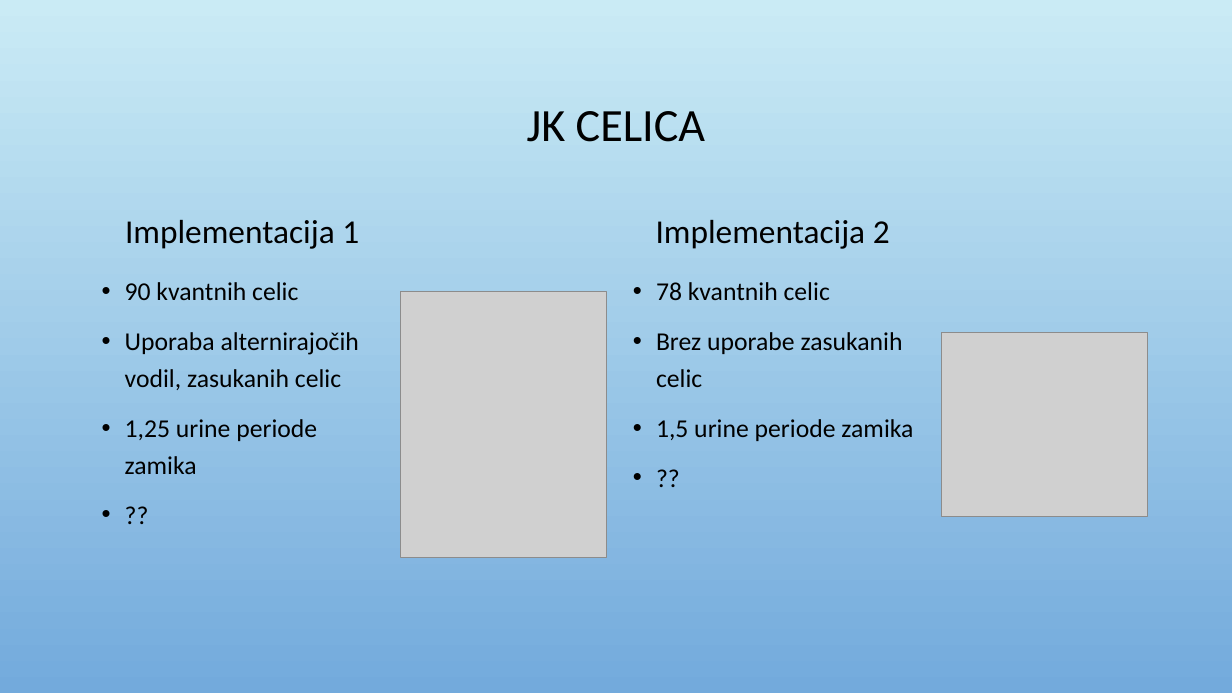
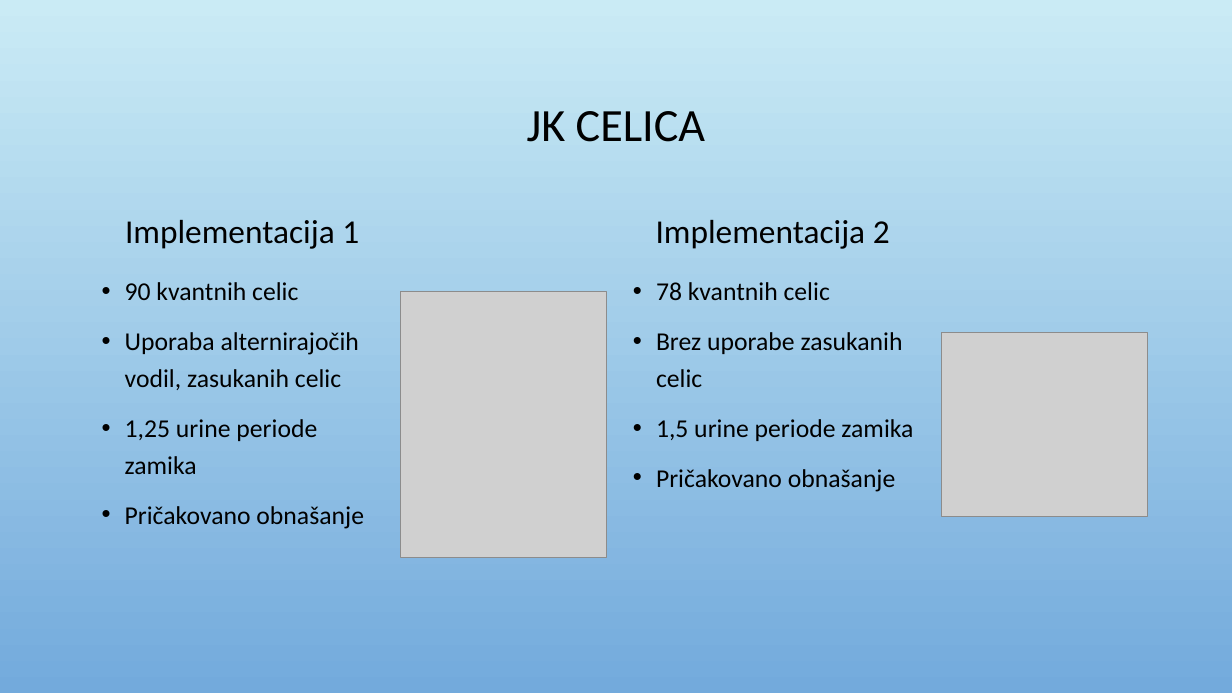
Before and after one commit to hackguy25/QCA_mem, a slide deck: slide 7 of ppt/Pomnenje s kvantnimi celičnimi avtomati.pptx. Drawn at 1232x693 pixels with LibreOffice and Linux fonts; fonts in the diff are those of the drawing; grey boxes stand for pictures; background and template pictures are left out. Boxes give left, top, right and bottom in pixels: in the first picture for what was removed or moved away, otherwise in the second. Text is boxed around its words. In the diff, an @@ line names an element or a change of style, - is before the commit and + after.

```diff
--- a/ppt/Pomnenje s kvantnimi celičnimi avtomati.pptx
+++ b/ppt/Pomnenje s kvantnimi celičnimi avtomati.pptx
@@ text at <box>656,469,896,492</box>: text changed @@
-• ??
+• Pričakovano obnašanje
@@ text at <box>125,506,364,529</box>: text changed @@
-• ??
+• Pričakovano obnašanje
```
Also in this commit, not shown: 4 other slides changed, 1 other file.
